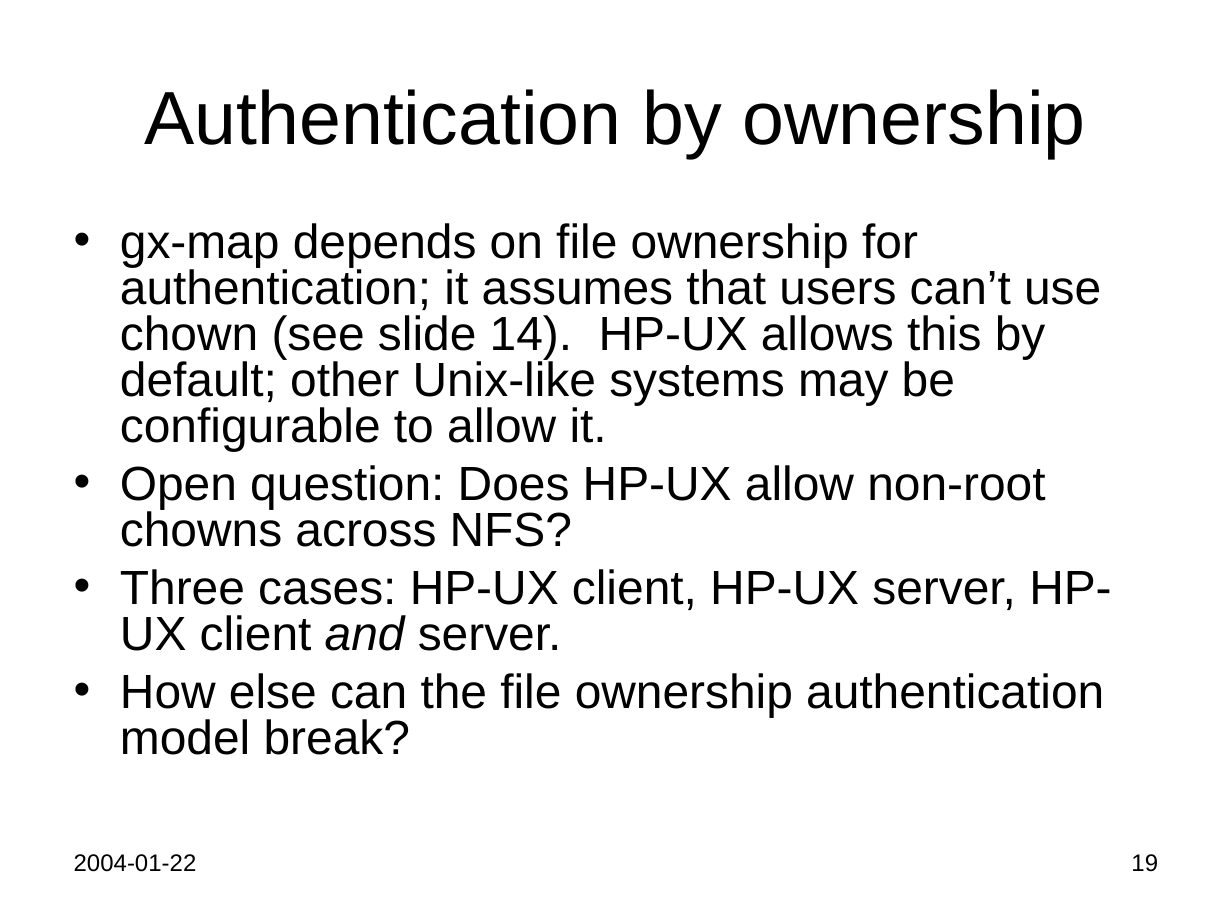
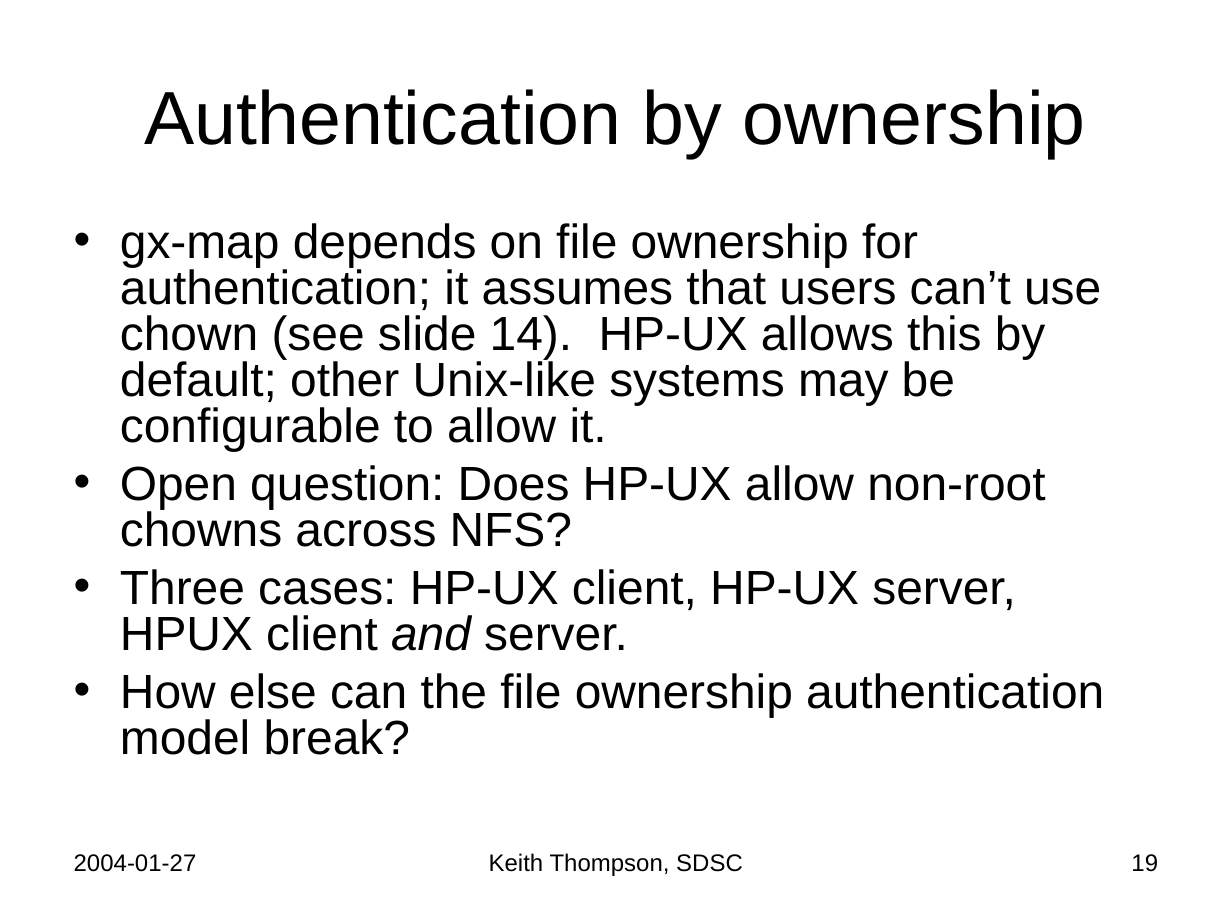
Before and after one commit to Keith-S-Thompson/gx-map, a slide deck: slide 19 of gx-map.ppt. Drawn at 1232x924 pixels with LibreOffice and Linux fonts; fonts in the diff are those of the drawing. Boxes give left, top, right and bottom in pixels: in the first picture for what was removed or moved away, otherwise in the second. Text is boxed around its words. In the diff, an @@ line names an element or a change of style, - is before the commit and + after.

```diff
--- a/gx-map.ppt
+++ b/gx-map.ppt
@@ text at bbox=[120, 569, 1016, 651]: text changed @@
-• Three cases: HP-UX client, HP-UX server, HP-UX client and server.
+• Three cases: HP-UX client, HP-UX server, HPUX client and server.
@@ text at bbox=[74, 854, 197, 872]: text changed @@
-2004-01-22
+2004-01-27
@@ text added at bbox=[489, 853, 743, 876], 14 pt, text #000000 @@
+Keith Thompson, SDSC
```
Also in this commit, not shown: 29 other slides changed, 1 slide added.
